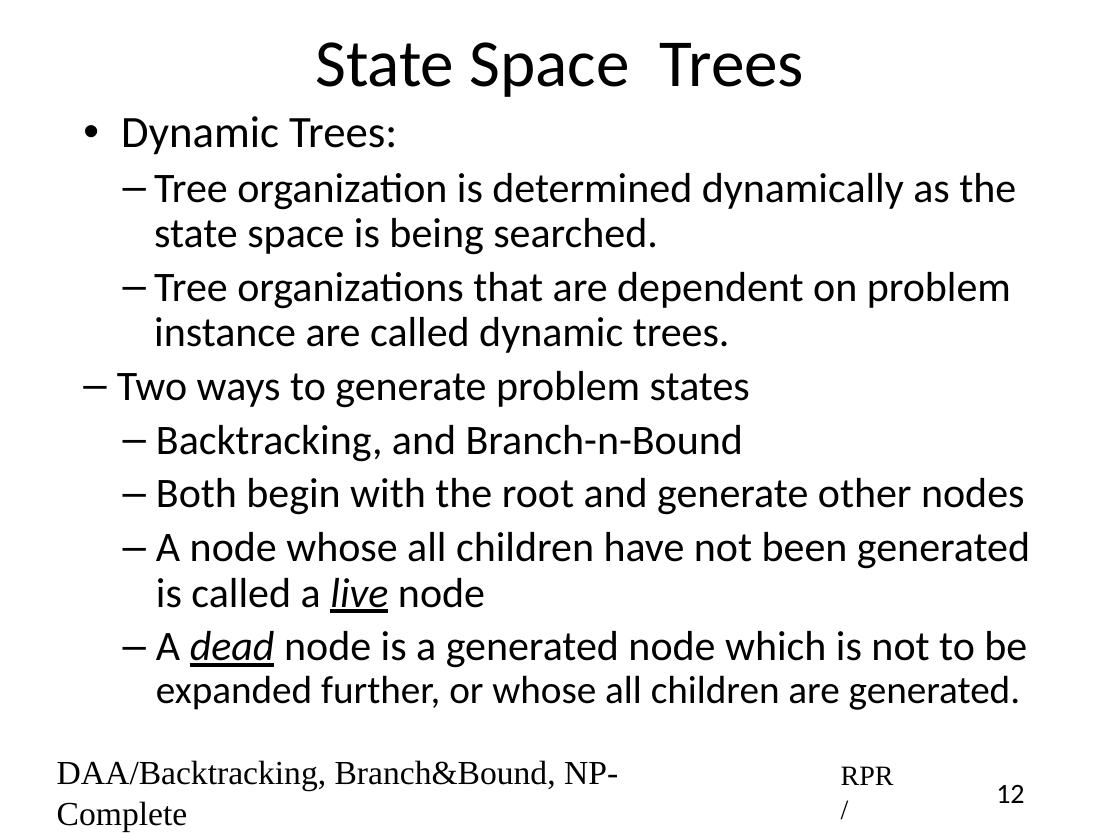
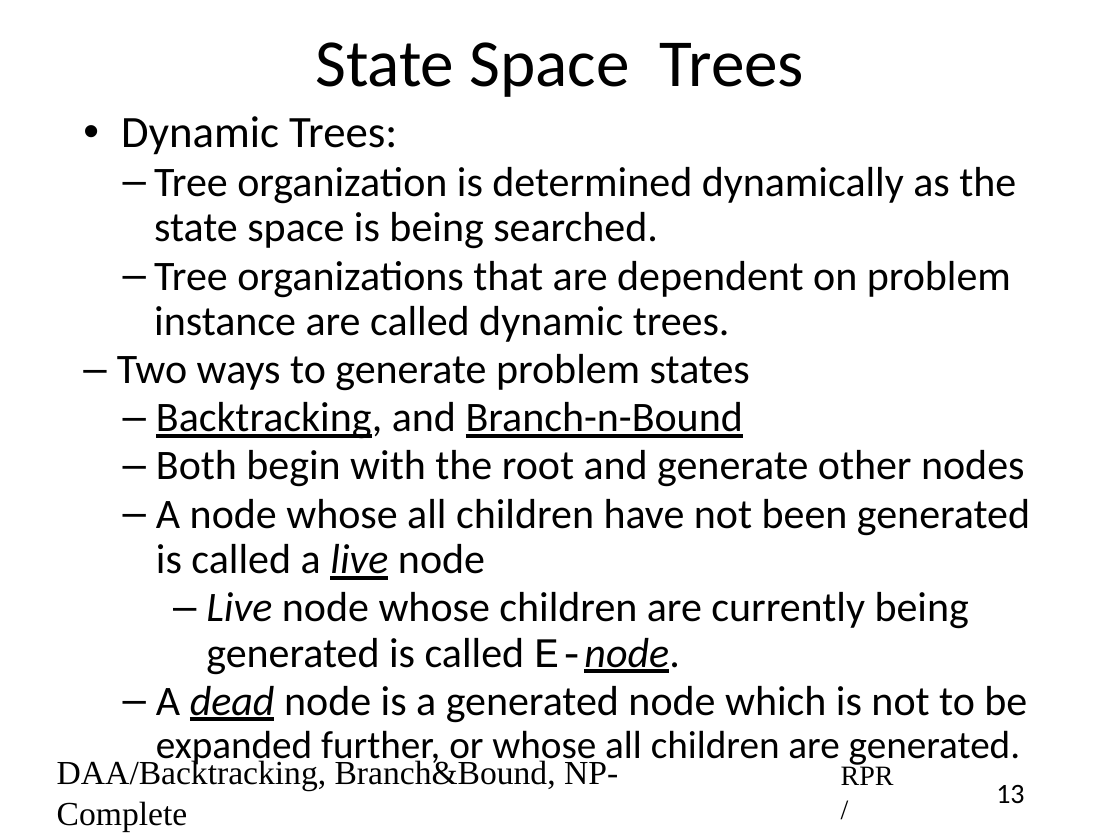
Before and after one commit to rprustagi/2019-17CS43-DAA, a slide deck: slide 13 of Slides-RPR/2019-H1-DAA-L42-BackTrack-approach-algo.pptx (slide 12 before the commit). Drawn at 1120x840 pixels with LibreOffice and Linux fonts; fonts in the diff are those of the drawing. Boxes give left, top, right and bottom in pixels: in the first picture for what was removed or moved away, otherwise in the second. Text is boxed around its words. In the diff, an @@ line names an element or a change of style, - is before the commit and + after.

```diff
--- a/Slides-RPR/2019-H1-DAA-L42-BackTrack-approach-algo.pptx
+++ b/Slides-RPR/2019-H1-DAA-L42-BackTrack-approach-algo.pptx
@@ text at [117,116,1030,768]: underline on in "Backtracking, Branch-n-Bound"; less space between paragraphs @@
@@ text at [206,592,969,675]: paragraph added @@
+    – Live node whose children are currently being generated is called E-node.
@@ page number at [996,785,1024,804]: text changed @@
-12
+13
```
Also in this commit, not shown: 7 other slides changed, 1 slide added, 2 other files.
